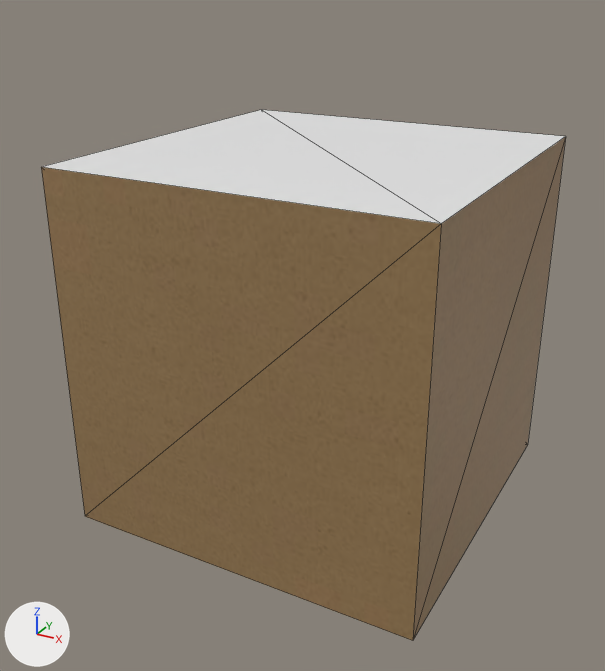
The COLLADA model puzzlebot_gazebo/gazebo/block/meshes/block.dae: old version first, new version second.
Camera for both pictures: a 50 mm camera at (1.0, -1.942, 0.934) aimed at (-0.026, -0.076, 0.001). Arrows for +X, +Y and +Z are at lower left; the lights stay in place. Mesh edges are drawn as thin lines. Where no turn or scale is listed for an object, it has been applied to the vertices.

Before the edit, the objects in view are built like this:
```python
mat_material = principled_material('Material')
mat_material.base_color = (0.8, 0.8, 0.8)  # white #e7e7e7
me_cube = bpy.data.meshes.new('Cube')
me_cube.from_pydata(...)  # 8 vertices, 12 faces; spans x -0.5..0.5, y -0.5..0.5, z -0.5..0.5
# faces by material slot: [4, 8]
me_cube.materials.append(mat_material)  # white #e7e7e7
me_cube.materials.append(mat_material_001)  # picture img_paper_0025_color_1k_jpg
ob_cube = bpy.data.objects.new('Cube', me_cube)
ob_cube.location = (0.0, 0.0, 0.0)
```
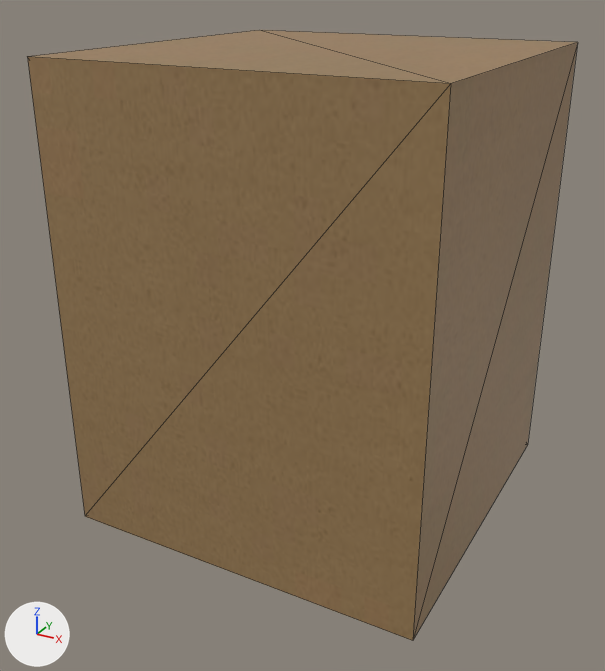
The newer file is also rescaled (x0.8), turned or shifted as a whole; pictures and numbers use the older file's frame.

Pixel boxes [x1, y1, x2, y2] of what changed, in the pictures (605 x 671 px):
'Cube', surface changed, mesh rescaled (15% taller)
    before: [41, 110, 566, 641]
    after: [27, 30, 578, 641]

The change in detail:
In material 'Material' (mat_material), base_color is no longer (0.8, 0.8, 0.8), white #e7e7e7.
In material 'Material' (mat_material), texture is now set to img_paper_0025_color_1k_jpg.
me_cube has 8 vertices, 12 faces and spans x -0.5..0.5, y -0.5..0.5, z -0.5..0.5.
me_cube is used by ob_cube; location (0.0, 0.0, 0.0).
me_cube part 1: the whole mesh is scaled about its middle by (1, 1, 1.25), then moved by (0.0, 0.0, 0.125).
me_cube no longer uses material mat_material_001 (picture img_paper_0025_color_1k_jpg).
